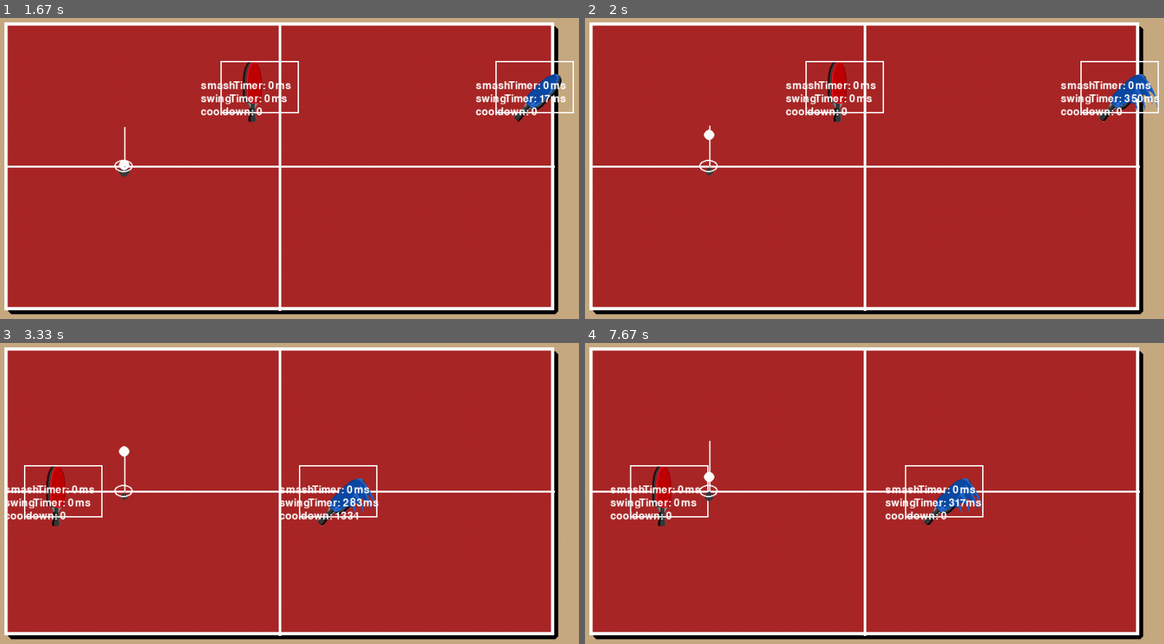
Above: before the commit, frames 1-4 (two rows, left to right).
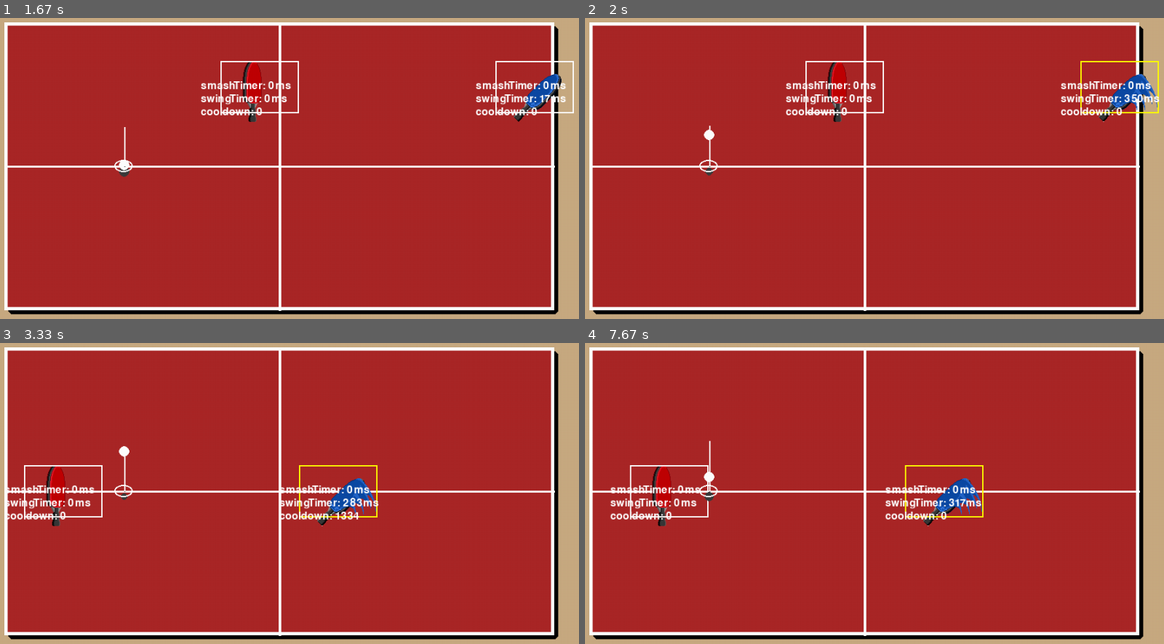
Above: after the commit, the same moments.

Repository: adhritarchak/CSI-2999-Group-C
Game: pygame game, started from game.py
Two runs of this game, one before a commit and one after it. Both use one fixed random seed, a clock stepped at 60 frames per second and the inputs below.
Inputs:
- Up to frame 1 (1.67 s): tap E at 0.33 s; hold Right 0.67-1.13 s; hold D 0.67-1.13 s; hold Up 1.17-1.47 s; hold W 1.17-1.47 s; hold Right from 1.5 s (still down); hold D from 1.5 s (still down); tap , at 1.65 s
- Up to frame 2 (2 s): release Right at 1.97 s; release D at 1.97 s
- Up to frame 3 (3.33 s): hold Left 2-2.53 s; hold A 2-2.53 s; hold Down 2.57-2.87 s; hold S 2.57-2.87 s; hold Left 2.9-3.3 s; hold A 2.9-3.3 s; tap , at 3.05 s
- Up to frame 4 (7.67 s): hold Up 3.33-3.7 s; hold W 3.33-3.7 s; hold Right 3.73-4.37 s; hold D 3.73-4.37 s; hold Down 4.4-4.77 s; hold S 4.4-4.77 s; tap , at 4.55, 5.95, 7.35 s; hold Left 4.8-5.27 s; hold A 4.8-5.27 s; hold Right 5.3-5.77 s; hold D 5.3-5.77 s; hold Up 5.8-6.1 s; hold W 5.8-6.1 s; hold Right 6.13-6.6 s; hold D 6.13-6.6 s; hold Left 6.63-7.17 s; hold A 6.63-7.17 s; hold Down 7.2-7.5 s; hold S 7.2-7.5 s; hold Left from 7.53 s (still down); hold A from 7.53 s (still down)

Frame 1 is identical in both runs. In frame 2, 0.2% of the frame differs, in the area x 85-100%, y 14-32%; in frame 3, 0.2%; in frame 4, 0.2%.

Commit message:
Small bug fixes and hitbox is yellow if it's active

Diff:
--- a/Enums.py
+++ b/Enums.py
@@ -30,6 +30,7 @@
 # colors constants
 WHITE = (255, 255, 255)
 BLACK = (0, 0, 0)
+YELLOW = (255, 255, 0)
 RED_TABLE = (170, 40, 40)
 LIGHT_BROWN = (200, 170, 130)
 ORANGE = (255, 165, 0)
--- a/Pong.py
+++ b/Pong.py
@@ -207,7 +207,7 @@
         charge_progress = self.smashTimer / self.smashHoldTime
 
         if charge_progress < 1.0:
-            sprite_index = int(charge_progress * 3) + 1
+            sprite_index = min(int(charge_progress * 3) + 1, 2)
             self.currentSpeed = self.speed * 0.5
             self.paddleSurface = self.sprites[sprite_index]
         else:
@@ -217,7 +217,7 @@
     def draw(self, screen: pg.Surface):
         screen.blit(self.paddleSurface, self.position)
         if self.viewDebug:
-            pg.draw.rect(screen, WHITE, self.hitbox, 2)
+            pg.draw.rect(screen, YELLOW if self.can_hit_ball else WHITE, self.hitbox, 2)
             text = self.font.render(f"smashTimer: {int(self.smashTimer)}ms", True, WHITE)
             screen.blit(text, (self.position[X], self.position[Y] + 30))
             text = self.font.render(f"swingTimer: {int(self.swingTimer)}ms", True, WHITE)
